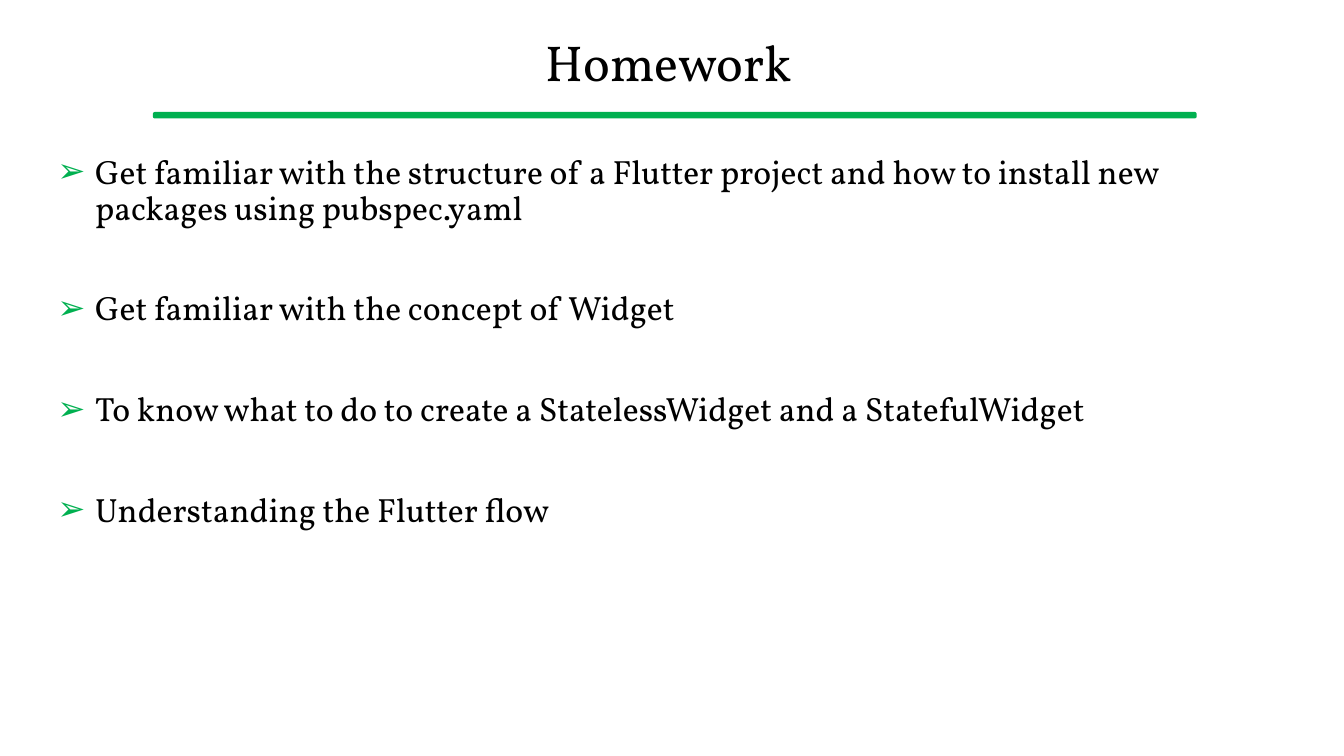
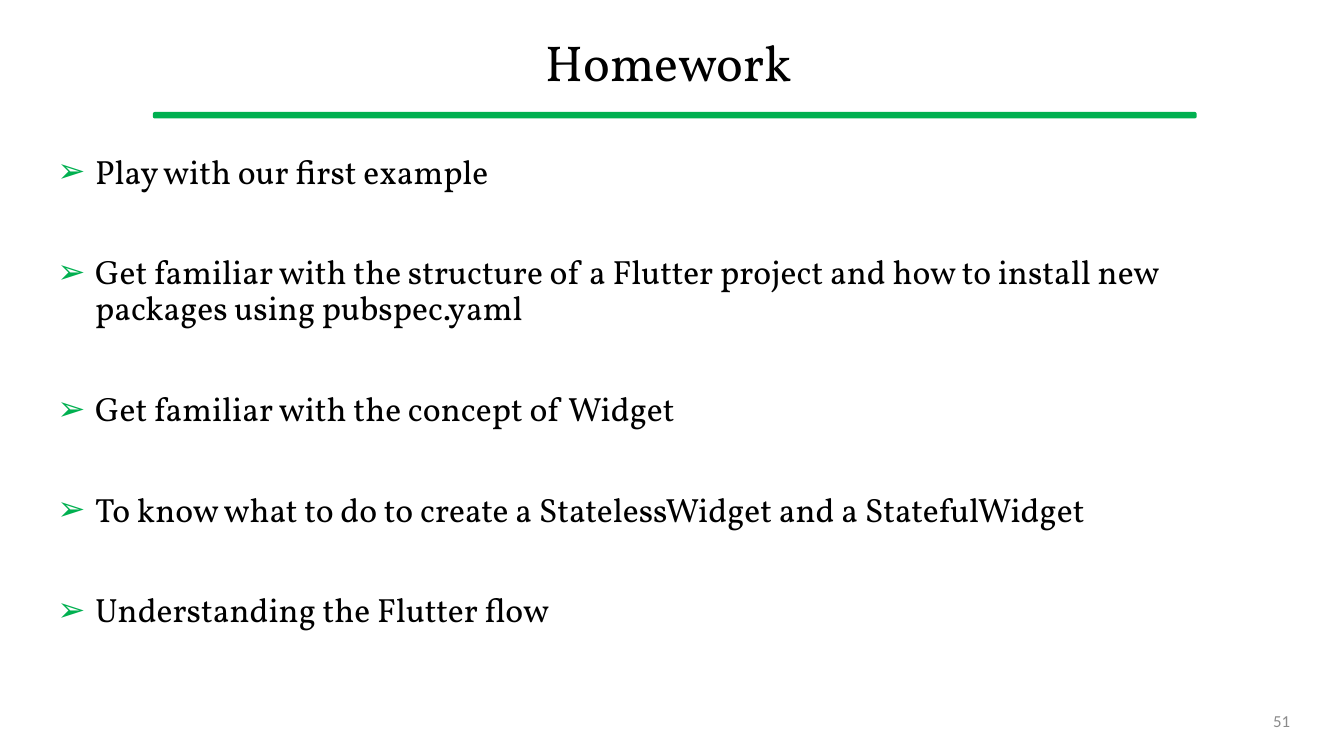
Before and after one commit to gcappon/bwthw, a slide deck: slide 51 of lab_04-hello-flutter/lab_04-hello_flutter.pptx. Drawn at 1344x756 pixels with LibreOffice and Linux fonts; fonts in the diff are those of the drawing. Boxes give left, top, right and bottom in pixels: in the first picture for what was removed or moved away, otherwise in the second. Text is boxed around its words. In the diff, an @@ line names an element or a change of style, - is before the commit and + after.

```diff
--- a/lab_04-hello-flutter/lab_04-hello_flutter.pptx
+++ b/lab_04-hello-flutter/lab_04-hello_flutter.pptx
@@ text at (95, 160, 488, 193): paragraph added @@
+➢ Play with our first example
@@ page number added at (1273, 716, 1290, 727), 12 pt, text #8C8C8C @@
+51
```
Also in this commit, not shown: 50 other slides changed, 1 other file.
